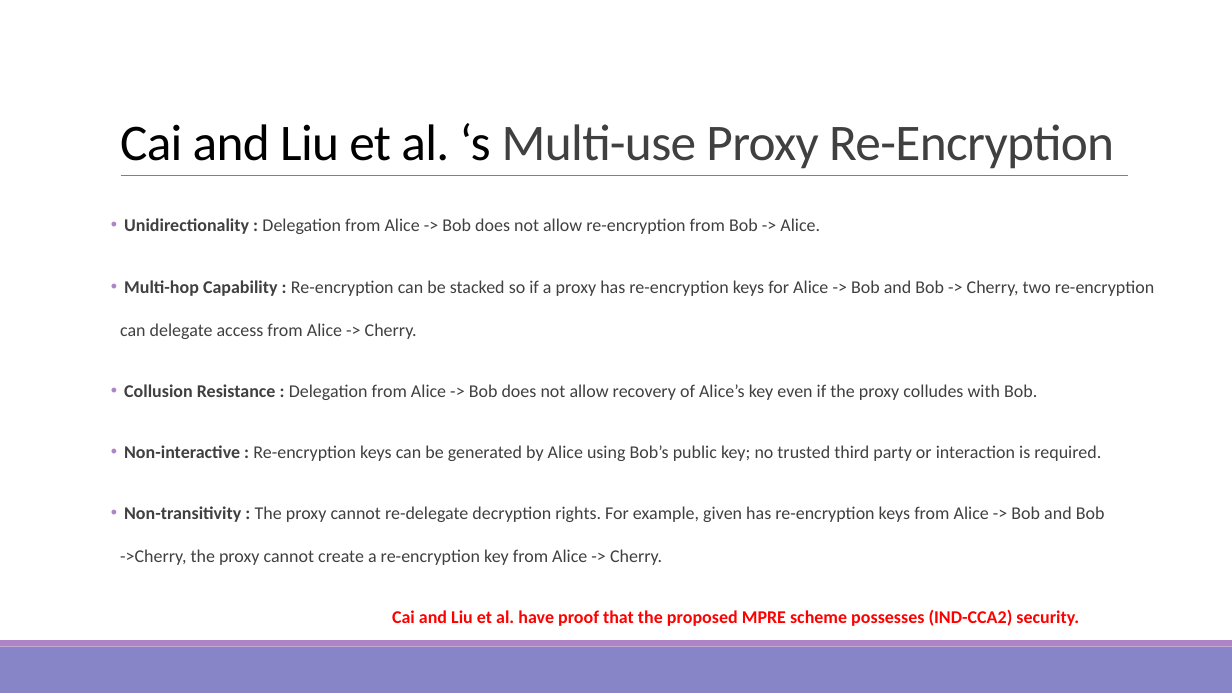
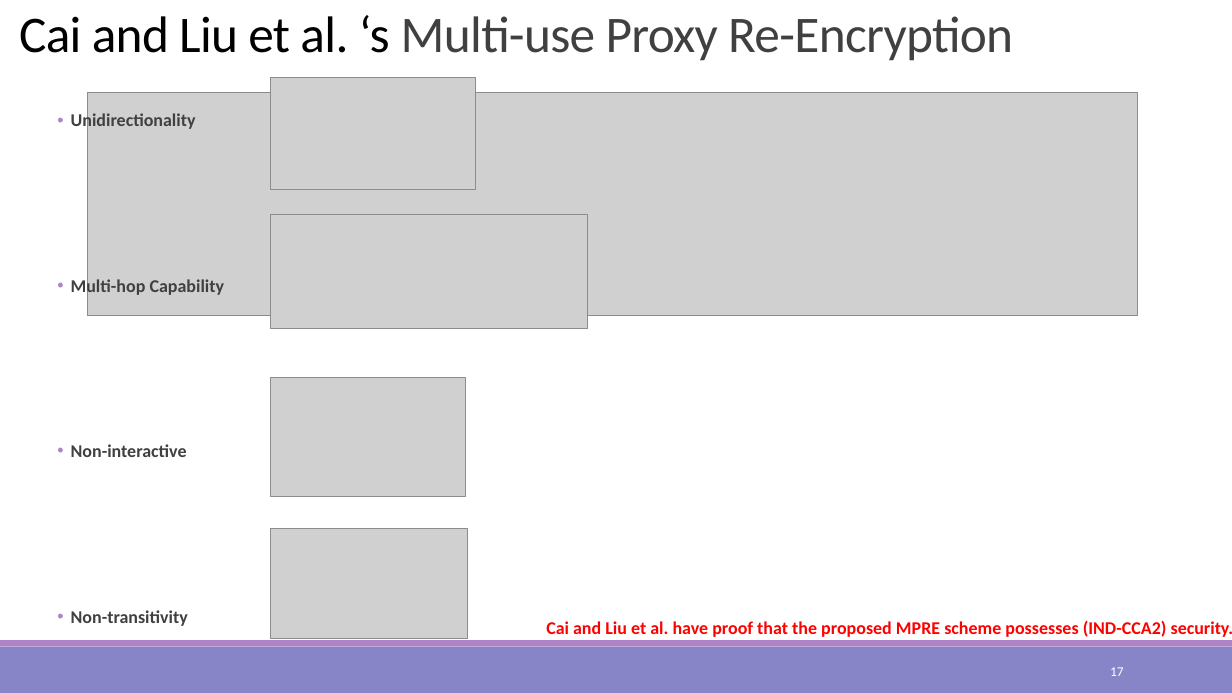
Before and after one commit to kuromasama/Paper, a slide deck: slide 17 of 澤洋碩論PPT.pptx (slide 12 before the commit). Drawn at 1232x693 pixels with LibreOffice and Linux fonts; fonts in the diff are those of the drawing; grey boxes stand for pictures. Boxes give left, top, right and bottom in pixels: in the first picture for what was removed or moved away, otherwise in the second. Text is boxed around its words. In the diff, an @@ line names an element or a change of style, - is before the commit and + after.

```diff
--- a/澤洋碩論PPT.pptx
+++ b/澤洋碩論PPT.pptx
@@ title "Cai and Liu et al. ...": place and size @@
-title "Cai and Liu et al. ..." at box(120, 123, 1114, 169)
+title "Cai and Liu et al. ..." at box(19, 15, 1013, 61)
@@ picture added at box(271, 78, 475, 189) @@
@@ text at box(71, 112, 225, 626): text changed; bold on @@
-• Unidirectionality : Delegation from Alice -> Bob does not allow re-encryption from Bob -> Alice.
-• Multi-hop Capability : Re-encryption can be stacked so if a proxy has re-encryption keys for Alice -> Bob and Bob -> Cherry, two re-encryption can delegate access from Alice -> Cherry.
-• Collusion Resistance : Delegation from Alice -> Bob does not allow recovery of Alice’s key even if the proxy colludes with Bob.
-• Non-interactive : Re-encryption keys can be generated by Alice using Bob’s public key; no trusted third party or interaction is required.
-• Non-transitivity : The proxy cannot re-delegate decryption rights. For example, given has re-encryption keys from Alice -> Bob and Bob ->Cherry, the proxy cannot create a re-encryption key from Alice -> Cherry.
-Cai and Liu et al. have proof that the proposed MPRE scheme possesses (IND-CCA2) security.
+• Unidirectionality
+• Multi-hop Capability
+• Non-interactive
+• Non-transitivity
@@ picture added at box(88, 92, 1138, 316) @@
@@ line removed from (121, 176) to (1128, 176) @@
@@ picture added at box(271, 214, 588, 329) @@
@@ picture added at box(271, 378, 466, 497) @@
@@ picture added at box(271, 529, 468, 639) @@
@@ text added at box(546, 621, 1232, 637), 14 pt, text #FF0000, bold @@
+    Cai and Liu et al. have proof that the proposed MPRE scheme possesses (IND-CCA2) security.
@@ page number added at box(1110, 667, 1124, 676), 10.5 pt, text #FFFFFF @@
+17
```
Also in this commit, not shown: 59 other slides changed, 9 slides added, 1 slide removed, 29 other files.
